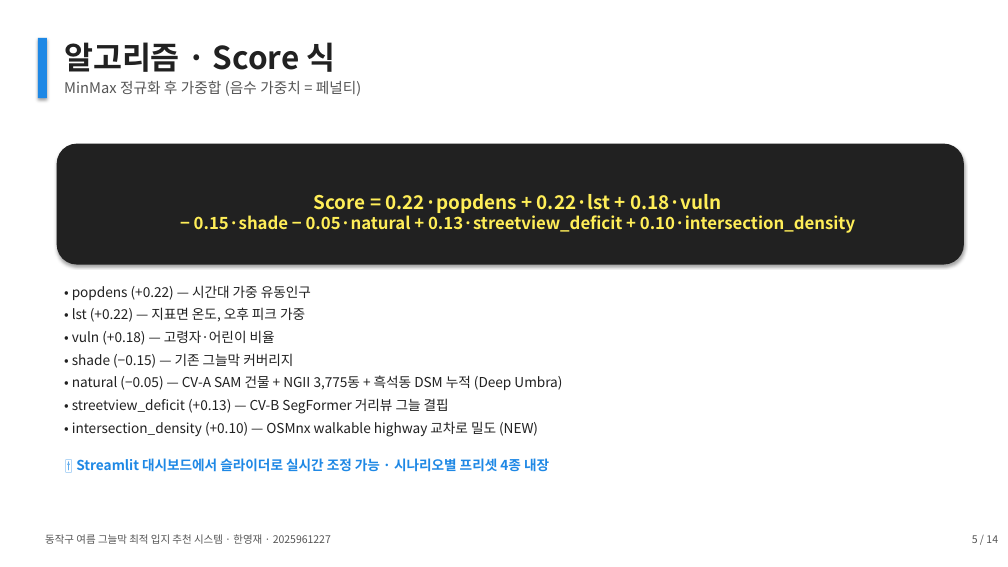
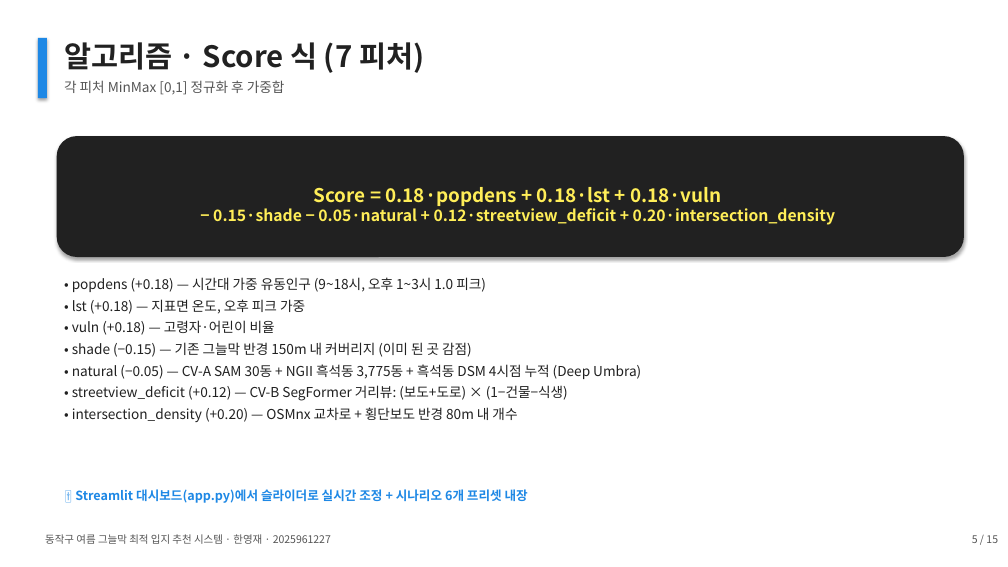
Before and after one commit to thgtot92/project_1, a slide deck: slide 5 of presentation/동작구_그늘막_최종발표.pptx. Drawn at 1008x567 pixels with LibreOffice and Linux fonts; fonts in the diff are those of the drawing. Boxes give left, top, right and bottom in pixels: in the first picture for what was removed or moved away, otherwise in the second. Text is boxed around its words. In the diff, an @@ line names an element or a change of style, - is before the commit and + after.

```diff
--- a/presentation/동작구_그늘막_최종발표.pptx
+++ b/presentation/동작구_그늘막_최종발표.pptx
@@ text at (x1=64, y1=42, x2=424, y2=73): text changed; size 30 to 28 pt @@
-알고리즘 · Score 식
+알고리즘 · Score 식 (7 피처)
@@ text at (x1=64, y1=80, x2=285, y2=95): text changed; size 14 to 13 pt @@
-MinMax 정규화 후 가중합 (음수 가중치 = 페널티)
+각 피처 MinMax [0,1] 정규화 후 가중합
@@ rounded rectangle "Score = 0.18·popdens + 0.18·lst ..." moved from (x1=57, y1=144, x2=964, y2=265) to (x1=57, y1=136, x2=964, y2=257) @@
@@ text in rounded rectangle at (x1=213, y1=187, x2=835, y2=225): text changed; size 16 to 15 pt @@
-Score = 0.22·popdens + 0.22·lst + 0.18·vuln
-− 0.15·shade − 0.05·natural + 0.13·streetview_deficit + 0.10·intersection_density
+Score = 0.18·popdens + 0.18·lst + 0.18·vuln
+− 0.15·shade − 0.05·natural + 0.12·streetview_deficit + 0.20·intersection_density
@@ text "• popdens (+0.18) — 시간대 ..." moved from (x1=72, y1=285, x2=562, y2=437) to (x1=72, y1=277, x2=641, y2=422) @@
@@ text at (x1=72, y1=277, x2=486, y2=314): text changed @@
-• popdens (+0.22) — 시간대 가중 유동인구
-• lst (+0.22) — 지표면 온도, 오후 피크 가중
+• popdens (+0.18) — 시간대 가중 유동인구 (9~18시, 오후 1~3시 1.0 피크)
+• lst (+0.18) — 지표면 온도, 오후 피크 가중
@@ text at (x1=72, y1=320, x2=275, y2=335): less space between paragraphs @@
@@ text at (x1=72, y1=342, x2=641, y2=422): text changed @@
-• shade (−0.15) — 기존 그늘막 커버리지
-• natural (−0.05) — CV-A SAM 건물 + NGII 3,775동 + 흑석동 DSM 누적 (Deep Umbra)
-• streetview_deficit (+0.13) — CV-B SegFormer 거리뷰 그늘 결핍
-• intersection_density (+0.10) — OSMnx walkable highway 교차로 밀도 (NEW)
+• shade (−0.15) — 기존 그늘막 반경 150m 내 커버리지 (이미 된 곳 감점)
+• natural (−0.05) — CV-A SAM 30동 + NGII 흑석동 3,775동 + 흑석동 DSM 4시점 누적 (Deep Umbra)
+• streetview_deficit (+0.12) — CV-B SegFormer 거리뷰: (보도+도로) × (1−건물−식생)
+• intersection_density (+0.20) — OSMnx 교차로 + 횡단보도 반경 80m 내 개수
@@ text at (x1=75, y1=489, x2=528, y2=503): text changed; size 13 to 12 pt @@
-🎚 Streamlit 대시보드에서 슬라이더로 실시간 조정 가능 · 시나리오별 프리셋 4종 내장
+🎚 Streamlit 대시보드(app.py)에서 슬라이더로 실시간 조정 + 시나리오 6개 프리셋 내장
@@ text at (x1=972, y1=535, x2=998, y2=543): text changed @@
-5 / 14
+5 / 15
```
Also in this commit, not shown: 11 other slides changed, 3 slides added, 2 slides removed, 4 other files.
